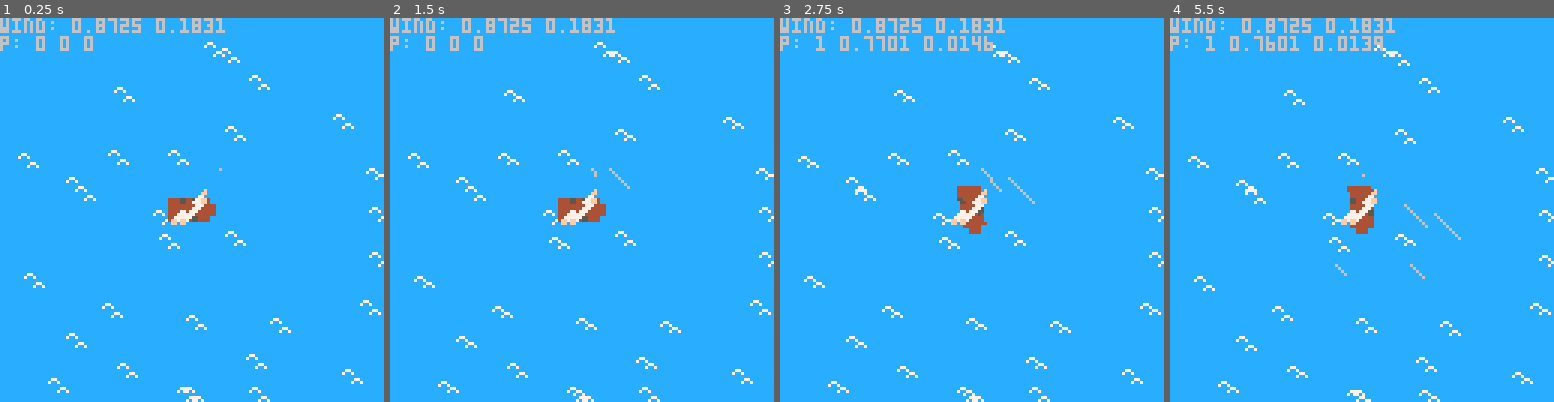
Above: before the commit, frames 1-4 (left to right).
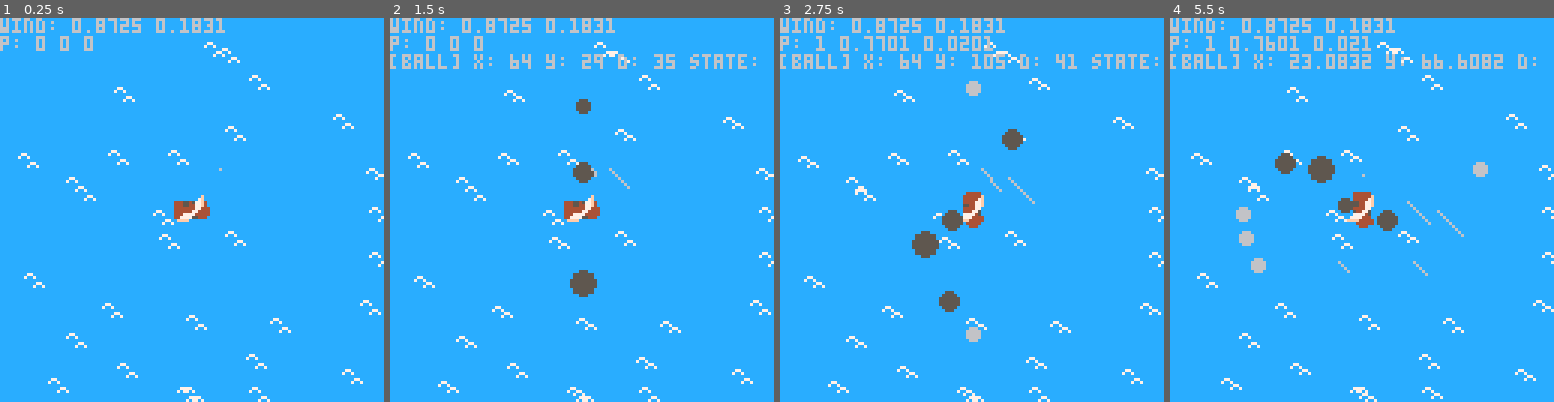
Above: after the commit, the same moments.

Repository: sthilaid/pico-8-carts
Game: PICO-8 cartridge pkulls.p8
Two runs of this game, one before a commit and one after it. Both use one fixed random seed, a clock stepped at 60 frames per second and the inputs below.
Inputs:
- Up to frame 1 (0.25 s): no input
- Up to frame 2 (1.5 s): tap X (X key) at 0.33, 1.07 s; tap O (Z key) at 0.7 s
- Up to frame 3 (2.75 s): hold Right 1.6-2.1 s; tap O (Z key) at 1.7, 2.1, 2.5 s; tap X (X key) at 1.85 s; hold Up 2.15-2.42 s; hold Right from 2.47 s (still down)
- Up to frame 4 (5.5 s): tap O (Z key) every 0.4 s from 2.9 to 5.3 s; tap X (X key) at 2.97, 4.08, 5.2 s; release Right at 3.03 s; hold Left 3.08-3.58 s; hold Down 3.63-3.97 s; hold Right 4.02-4.68 s; hold Up 4.73-5.03 s; hold Left from 5.08 s (still down)

The runs differ from the first frame. In frame 1, 0.4% of the frame differs, in the area x 43-57%, y 44-54%; in frame 2, 2.4%; in frame 3, 3.0%; in frame 4, 5.7%, in the area x 0-100%, y 4-100%.

Commit message:
better boat wind movement and cannonballs

Diff:
--- a/pkulls.p8
+++ b/pkulls.p8
@@ -3,15 +3,20 @@
 __lua__
 
 -- main
+dt=1/30
+g=-9.8/30 -- gravity for 1 frame
 p={}
 wind={}
 waves={}
 windtrails={}
+cannonballs={}
 next_windrail=0
 
 speed_mult=0.1
 max_speed=2
 rot_speed=0.01
+max_cannonball_dist=40
+max_cannonball_halfdist=max_cannonball_dist * 0.5
 max_wind=5
 wave_sprites={4,5,6,5}
 wave_sprites_count=count(wave_sprites)
@@ -25,9 +30,10 @@
 end
 
 function _update()
+   update_wind()
    update_inputs()
    update_boat(p)
-   update_wind()
+   update_cannonballs()
    update_waves()
    update_windtrails()
 end
@@ -37,14 +43,17 @@
 
    camera(p.x-64, p.y-64)
    draw_waves()
+   draw_boat(p)
+   draw_cannonballs()
    draw_windtrails()
-
-   draw_rotated_tile(p.x, p.y, -p.dir, 0, 0, 1, false, 2)
-   draw_rotated_tile(p.x, p.y, -wind.dir, 2, 0, 1, false, 2)
 
    camera()
    print("wind: "..wind.dir.." "..wind.str)
    print("p: "..p.speed.." "..p.dir.." "..p.v)
+   if count(cannonballs) > 0 then
+      local ball = cannonballs[1]
+      print("[ball] x: "..ball.x.." y: "..ball.y.." d: "..ball.dist.." state: "..ball.state)
+   end
 end
 
 -->8
@@ -62,30 +71,85 @@
    elseif btnp(3) then -- down
       p.speed -= 1
    end
+   if btnp(4) then -- square
+      make_cannonball(p, -1)
+   end
+   if btnp(5) then -- X
+      make_cannonball(p, 1)
+   end
    p.dir = normalize_angle(p.dir)
    p.speed = min(max_speed, max(0, p.speed))
 end
 
 function update_boat(boat)
-   delta_angle = shortest_angle_between_normalized(boat.dir, wind.dir)
-   if delta_angle > 0.25 then
-      boat.v = 0
-   else
-      boat.v = cos(delta_angle) * wind.str * boat.speed * speed_mult
-   end
+   local delta_angle = shortest_angle_between_normalized(boat.dir, wind.dir)
+   -- boat movement vs wind inspired from:
+   -- https://sailing-blog.nauticed.org/sailboat-speed-versus-sailing-angle/
+   local boat_min_speed = 0.5 * wind.str * boat.speed * speed_mult
+   local boat_max_speed = 1.5 * wind.str * boat.speed * speed_mult
+   boat.v = boat_min_speed + (boat_max_speed - boat_min_speed) * -1 * sin(delta_angle)
    -- apply only integer delta values and re-apply the rest the next frame
-   dx, dy = p.rx + cos(boat.dir) * boat.v, p.ry + sin(boat.dir) * boat.v
-   fdx, fdy = flr(dx), flr(dy)
+   local dx, dy = p.rx + cos(boat.dir) * boat.v, p.ry + sin(boat.dir) * boat.v
+   local fdx, fdy = flr(dx), flr(dy)
    p.rx, p.ry = dx - fdx, dy - fdy
    boat.x += fdx
    boat.y += fdy
 end
 
+function draw_boat(boat)
+   draw_rotated_tile(boat.x, boat.y, -boat.dir, 0, 0, 1, false, 1.5)
+   draw_rotated_tile(boat.x, boat.y, -wind.dir, 2, 0, 1, false, 1.5)
+end
+
+-- states: [0: inair] [1: splash] [2: hit]
+function make_cannonball(boat, side)
+   local dir = normalize_angle(boat.dir+side*0.25)
+   add(cannonballs, {x=boat.x, y=boat.y, dir=dir, v=1.0, dist=0, state=0, state_t=0})
+end
+
+function update_cannonballs()
+   local toremove={}
+   for i=1,count(cannonballs) do
+      local ball = cannonballs[i]
+      if ball.state == 0 then -- inair
+         local dx, dy = ball.v*cos(ball.dir), ball.v*sin(ball.dir)
+         -- todo: detect collision if z is withing detection threshold
+         ball.x += dx
+         ball.y += dy
+         ball.dist += sqrt(dx*dx + dy*dy)
+         if ball.dist > max_cannonball_dist then
+            ball.state = 1
+         end
+      elseif ball.state == 1 then -- splash
+         if ball.state_t < 30 then
+            ball.state_t +=1
+         else
+            add(toremove, i)
+         end
+      end
+   end
+   for i in all(toremove) do
+      deli(cannonballs, i)
+   end
+end
+
+function draw_cannonballs()
+   for ball in all(cannonballs) do
+      if ball.state == 0 then -- inair
+         local middist = abs(ball.dist - max_cannonball_halfdist)
+         local r = lerp(2,5,invlerp(middist,max_cannonball_halfdist,0))
+         circfill(ball.x, ball.y, r, 5)
+      elseif ball.state == 1 then -- splash
+         circfill(ball.x, ball.y, 2, 6) -- temp, to replace with sprite anim
+      end
+   end
+end
+
 -->8
 -- water and wind effects
 
 function make_wave(cx, cy)
-   speed = rnd(90)+60
+   local speed = rnd(90)+60
    return {x=cx+rnd(128)-64, y=cy+rnd(128)-64, state=0, substate=rnd(speed), speed=speed}
 end
 
@@ -99,7 +163,7 @@
          w.state += 1
       end
       -- loop the waves around the player
-      dx, dy = w.x - p.x, w.y - p.y
+      local dx, dy = w.x - p.x, w.y - p.y
       if (dx > 64) w.x -= 128
       if (dx < -64) w.x += 128
       if (dy > 64) w.y -= 128
@@ -121,7 +185,7 @@
 end
 
 function make_windtrail()
-   add(windtrails, {x0=64+rnd(48)-24, y0=64+rnd(48)-24, life=0, length=0, maxlen=rnd(10)+3, maxdist=rnd(30)+15, dir=wind.dir})
+   add(windtrails, {x0=p.x+rnd(48)-24, y0=p.y+rnd(48)-24, life=0, length=0, maxlen=rnd(10)+3, maxdist=rnd(30)+15, dir=wind.dir})
 end
 
 function update_windtrails()
@@ -131,15 +195,15 @@
       next_windrail = rnd(30)+30
    end
 
-   toremove={}
-   trailcount = count(windtrails)
+   local toremove={}
+   local trailcount = count(windtrails)
    for i=1,trailcount do
-      w = windtrails[i]
+      local w = windtrails[i]
       if w.length >= w.maxdist then
          add(toremove, i)
       else
          w.life +=1
-         mod = (max_wind - ceil(wind.str)) + 1
+         local mod = (max_wind - ceil(wind.str)) + 1
          if w.life % mod == 0 then
             w.length += 1
          end
@@ -152,9 +216,9 @@
 
 function draw_windtrails()
    for w in all(windtrails) do
-      l0 = max(0, w.length - w.maxlen)
-      x0,y0 = w.x0 + cos(w.dir) * l0, w.y0 + sin(w.dir) * l0
-      x1,y1 = w.x0 + cos(w.dir) * w.length, w.y0 + sin(w.dir) * w.length
+      local l0 = max(0, w.length - w.maxlen)
+      local x0,y0 = w.x0 + cos(w.dir) * l0, w.y0 + sin(w.dir) * l0
+      local x1,y1 = w.x0 + cos(w.dir) * w.length, w.y0 + sin(w.dir) * w.length
       line(x0, y0, x1, y1, 6)
    end
 end
@@ -162,7 +226,7 @@
 -->8
 -- utils
 function normalize_angle(a)
-   extra = flr(abs(a))
+   local extra = flr(abs(a))
    if a > 1 then
       a -= extra
    elseif a < 0 then
@@ -175,12 +239,21 @@
    if a1 > a2 then
       a1,a2 = a2, a1
    end
-   delta = a2 - a1
+   local delta = a2 - a1
    if delta < 0.5 then
       return delta
    else
       return 1.0 - delta
    end
+end
+
+function lerp(a, b, ratio)
+   local delta = b-a
+   return a + delta * ratio
+end
+
+function invlerp(val, a, b)
+   return (val - a) / (b - a)
 end
 
 -- @TheRoboZ https://www.lexaloffle.com/bbs/?pid=78451
